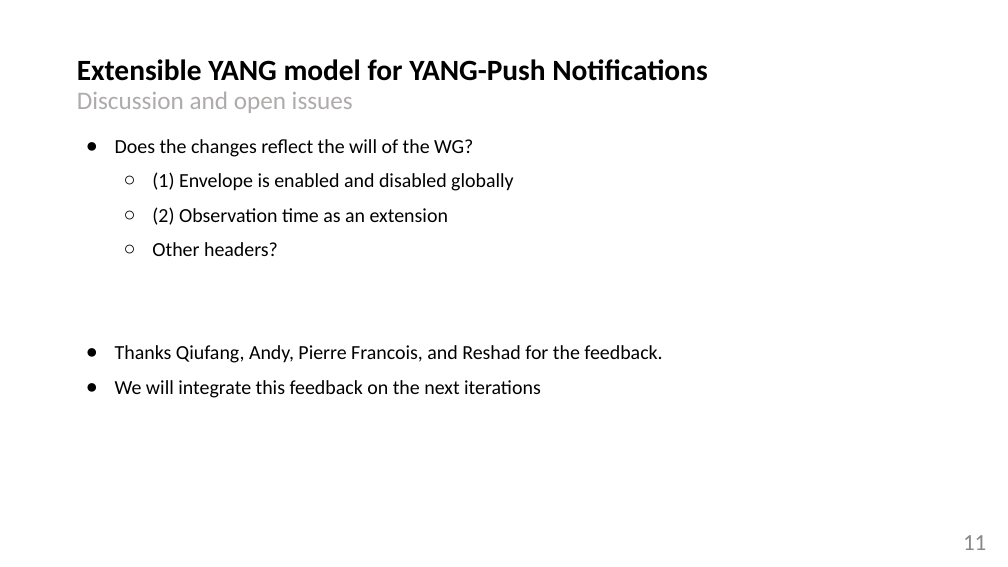
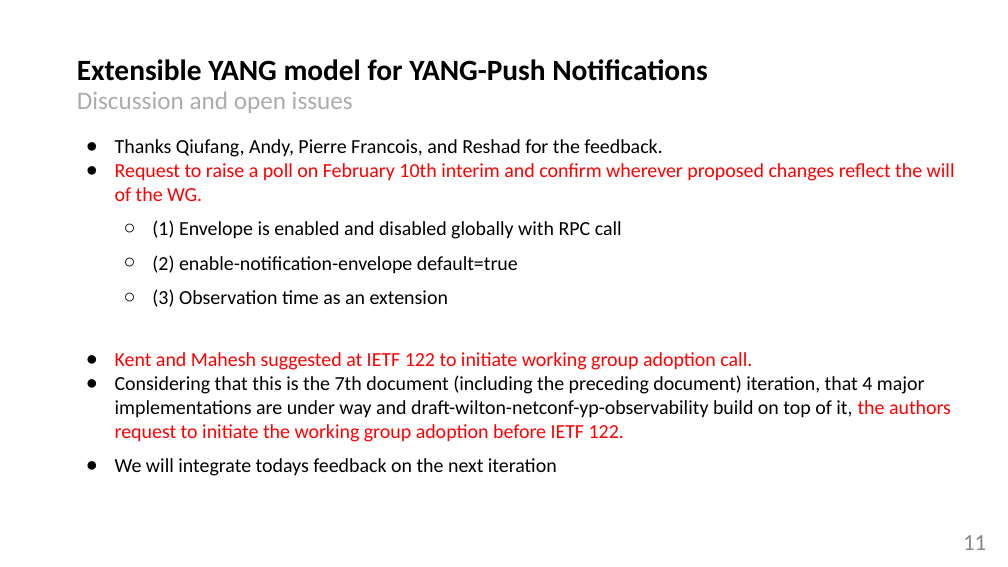
Before and after one commit to network-analytics/ietf-network-analytics-document-status, a slide deck: slide 11 of 122/NETCONF/netconf-nmop-interim-draft-netana-netconf-notif-envelope-02.pptx. Drawn at 1008x567 pixels with LibreOffice and Linux fonts; fonts in the diff are those of the drawing. Boxes give left, top, right and bottom in pixels: in the first picture for what was removed or moved away, otherwise in the second. Text is boxed around its words. In the diff, an @@ line names an element or a change of style, - is before the commit and + after.

```diff
--- a/122/NETCONF/netconf-nmop-interim-draft-netana-netconf-notif-envelope-02.pptx
+++ b/122/NETCONF/netconf-nmop-interim-draft-netana-netconf-notif-envelope-02.pptx
@@ text at (115,139,514,256): paragraphs removed @@
-● Does the changes reflect the will of the WG?
-  ○ (1) Envelope is enabled and disabled globally
-  ○ (2) Observation time as an extension
-  ○ Other headers?
@@ text at (115,139,662,157): less space between paragraphs @@
@@ text at (115,163,955,476): text changed @@
-● We will integrate this feedback on the next iterations
+● Request to raise a poll on February 10th interim and confirm wherever proposed changes reflect the will of the WG.
+  ○ (1) Envelope is enabled and disabled globally with RPC call
+  ○ (2) enable-notification-envelope default=true
+  ○ (3) Observation time as an extension
+● Kent and Mahesh suggested at IETF 122 to initiate working group adoption call.
+● Considering that this is the 7th document (including the preceding document) iteration, that 4 major implementations are under way and draft-wilton-netconf-yp-observability build on top of it, the authors request to initiate the working group adoption before IETF 122.
+● We will integrate todays feedback on the next iteration
```
Also in this commit, not shown: 2 other slides changed, 3 other files.
